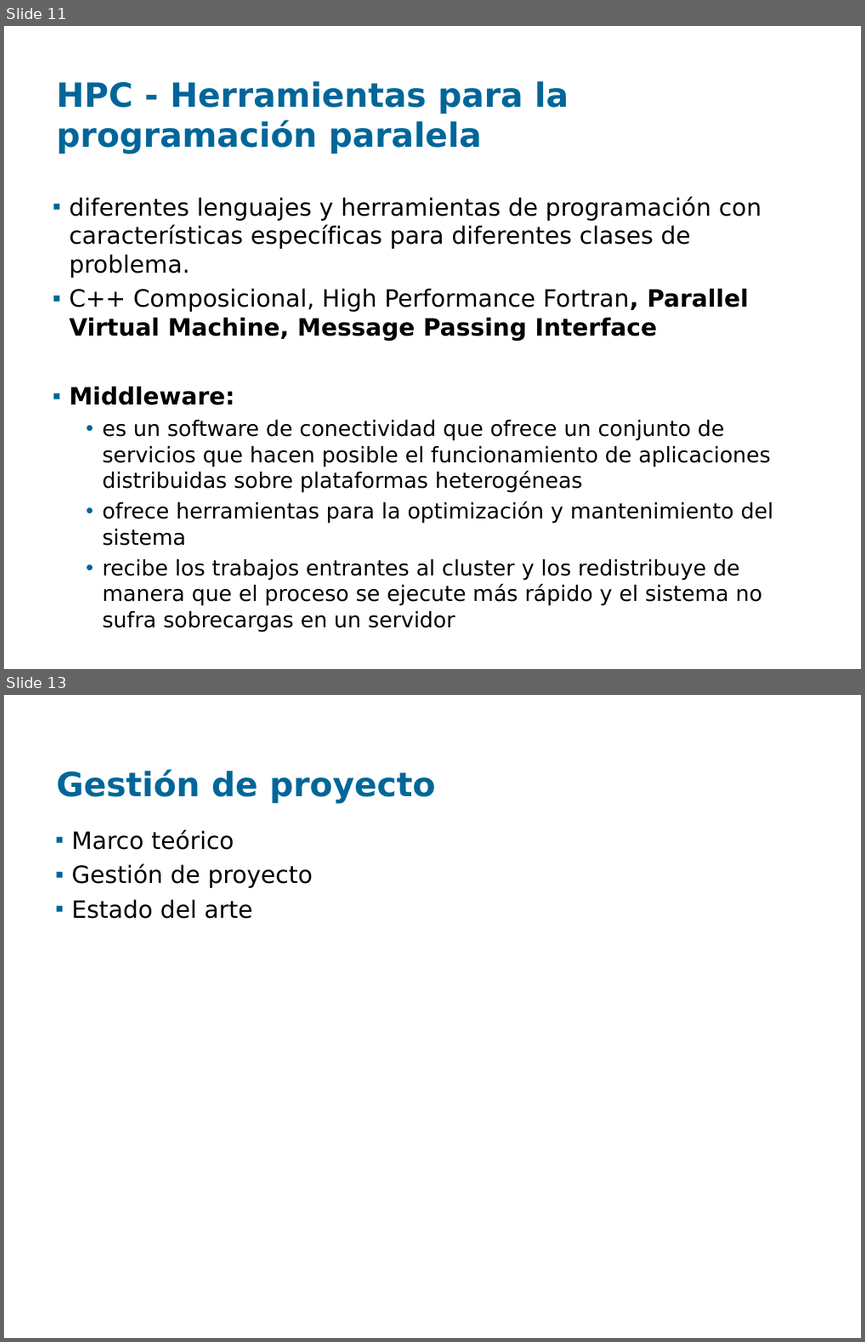
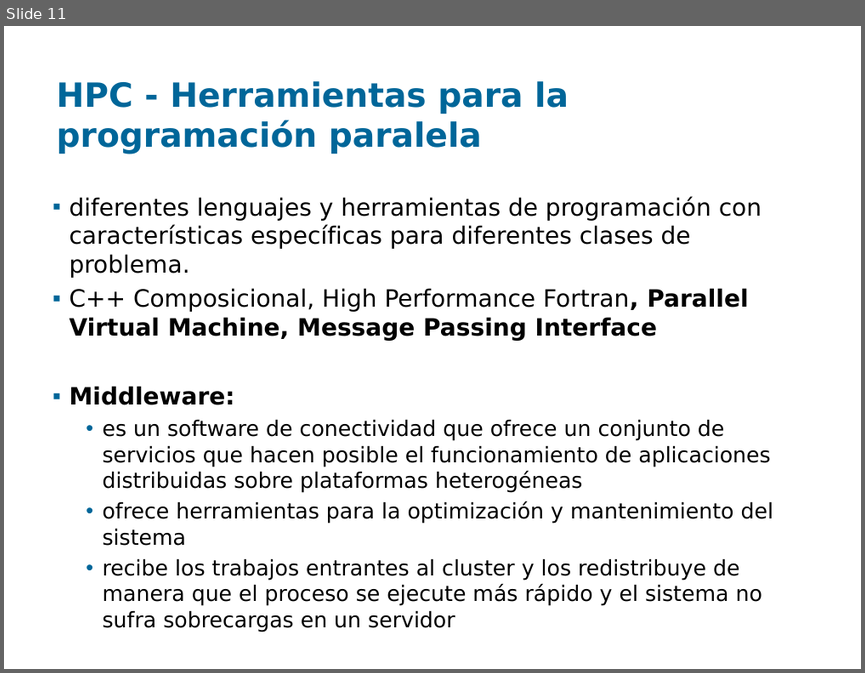
Before and after one commit to santiago-iturriaga/pgruso2007, a slide deck: Documentacion/Presentación Fenton - Paulo.ppt. Shown one above the other, each under a label of ours: slides 11 and 13 before the commit, slide 11 after it; the slides between them are not shown. The pictures are 865x1342 and 865x673 pixels, drawn with LibreOffice and Linux fonts; fonts in the diff are those of the drawing; background and template pictures are left out. Boxes give left, top, right and bottom in pixels: in the first picture for what was removed or moved away, otherwise in the second. Text is boxed around its words. In the diff, an @@ line names an element or a change of style, - is before the commit and + after.

```diff
--- a/Documentacion/Presentación Fenton - Paulo.ppt
+++ b/Documentacion/Presentación Fenton - Paulo.ppt
@@ slide 13 removed at (4, 695, 861, 1338), background picture (left out) @@
@@ title removed at (57, 769, 435, 804) @@
-Gestión de proyecto
@@ text removed at (72, 829, 313, 919) @@
-▪ Marco teórico
-▪ Gestión de proyecto
-▪ Estado del arte
```
Also in this commit, not shown: 5 slides changed, 1 slide added.
